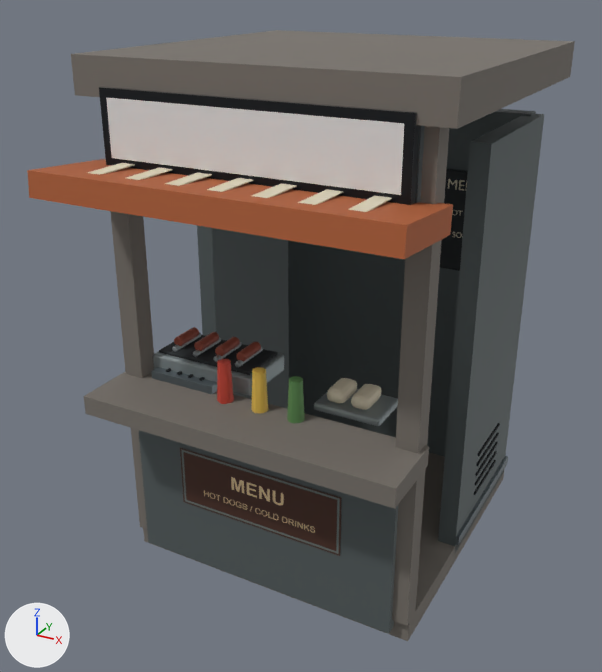
Before and after pictures for a commit that changed the Blender file art/street-props/hotdog.blend.
The view is the same before and after, from a 50 mm camera at (1.9, -3.88, 3.06) aimed at (-0.08, -0.29, 1.26). Arrows for +X, +Y and +Z are at lower left; the lights stay in place. The first picture is the older version.
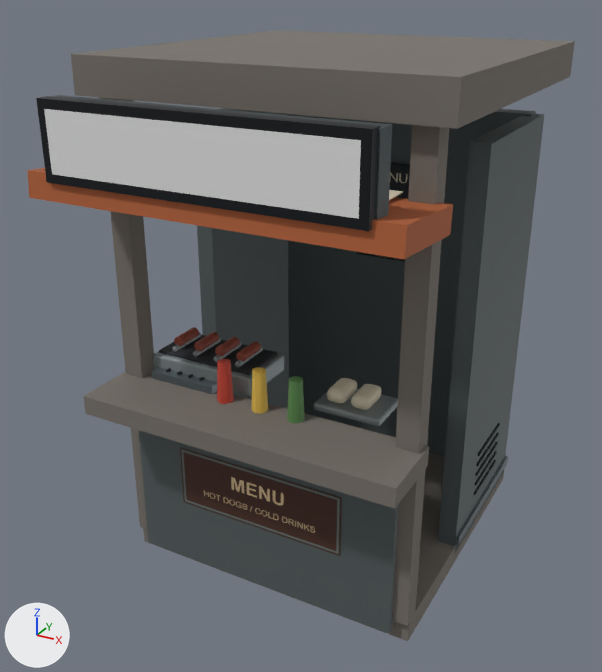
Changed parts and their boxes [x1, y1, x2, y2] in the pictures (602 x 672 px):
'Mesh_12', moved: before [106, 98, 404, 195]; after [44, 109, 361, 219]
'Mesh_11', moved: before [99, 87, 419, 205]; after [36, 96, 381, 231]
'Mesh_10', moved: before [415, 125, 425, 203]; after [52, 95, 392, 220]
'Small menu board', moved: before [440, 169, 468, 271]; after [357, 163, 410, 262]
'MENU', moved: before [448, 179, 467, 191]; after [390, 172, 407, 183]

Patch to the scene script:
```diff
--- a/art/street-props/hotdog.blend.py
+++ b/art/street-props/hotdog.blend.py
@@ ob_mesh_10 @@
 ob_mesh_10.parent = ob_node_0
-ob_mesh_10.location = (0.0, -0.836, 2.4)
+ob_mesh_10.location = (0.0, -1.216, 2.4)
 _m = ob_mesh_10.modifiers.new('Manufactured edge radius', 'BEVEL')
@@ ob_mesh_11 @@
 ob_mesh_11.parent = ob_map_sign_food_hot_dogs
-ob_mesh_11.location = (0.0, 0.0, 0.0)
+ob_mesh_11.location = (0.0, -0.38, 0.0)
 _m = ob_mesh_11.modifiers.new('Manufactured edge radius', 'BEVEL')
@@ ob_mesh_12 @@
 ob_mesh_12.parent = ob_map_sign_food_hot_dogs
-ob_mesh_12.location = (0.0, -0.035, 0.0)
+ob_mesh_12.location = (0.0, -0.415, 0.0)
@@ ob_small_menu_board @@
 ob_small_menu_board = bpy.data.objects.new('Small menu board', me_cube_005)
-ob_small_menu_board.location = (0.47, 0.686, 1.72)
+ob_small_menu_board.location = (0.0, 0.686, 1.72)
 _m = ob_small_menu_board.modifiers.new('Soft edge', 'BEVEL')
@@ ob_menu @@
 ob_menu = bpy.data.objects.new('MENU', txt_menu)
-ob_menu.location = (0.47, 0.66, 1.91)
+ob_menu.location = (0.0, 0.66, 1.91)
 ob_menu.rotation_euler = (1.571, 0.0, 0.0)  # degrees (90, 0, 0)
```
